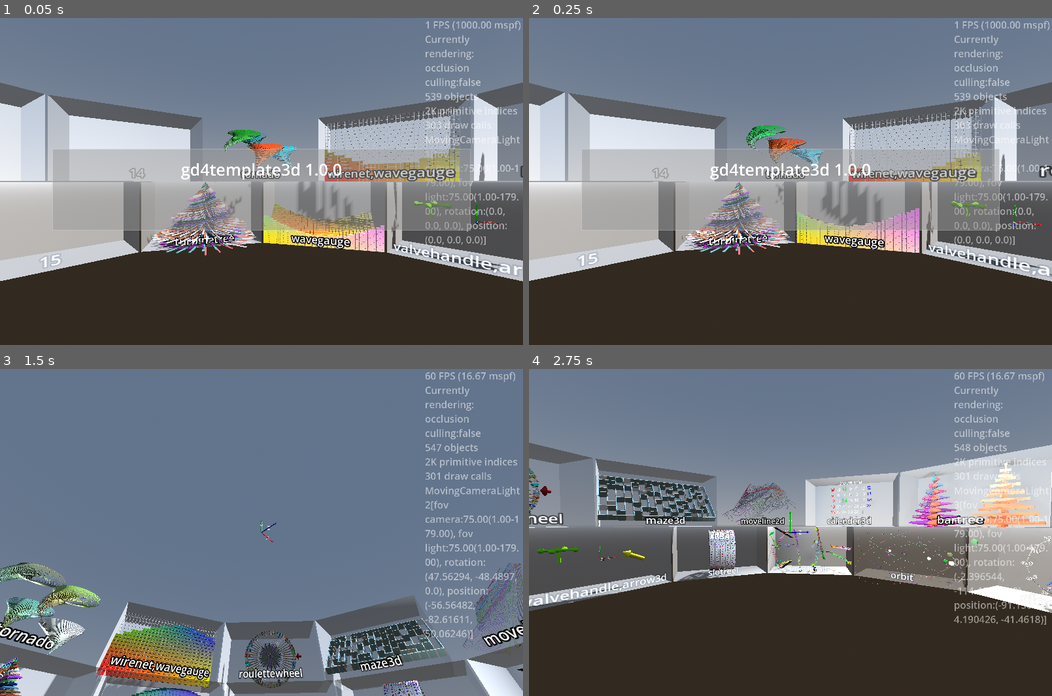
Above: before the commit, frames 1-4 (two rows, left to right).
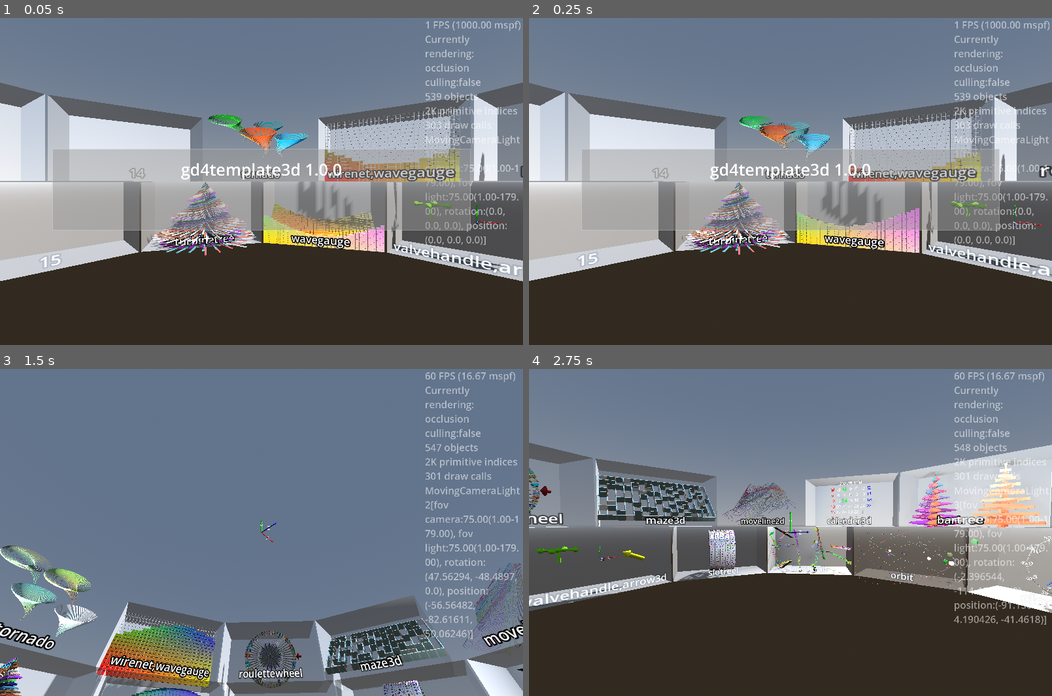
Above: after the commit, the same moments.

Repository: kasworld/gd4template3d
Game: Godot game, scene res://main.tscn
Same seed, same stepped clock (60 frames per second), same inputs: the game is played once before the commit and once after it.
Inputs (mouse positions are in pixels of both pictures, inside the frame that each line leads up to):
- Up to frame 1 (0.05 s): no input
- Up to frame 2 (0.25 s): no input
- Up to frame 3 (1.5 s): tap Enter at 0.5 s; move the mouse to (376, 516) at 0.52 s; hold Right 0.53-1.28 s; tap Q at 0.6 s; click (376, 516) at 0.67 s; move the mouse to (156, 548) at 1.27 s; hold Down from 1.28 s (still down); tap E at 1.35 s
- Up to frame 4 (2.75 s): move the mouse to (842, 460) at 2.02 s; release Down at 2.03 s; hold Right from 2.03 s (still down); tap Enter at 2.1 s

The runs differ from the first frame. In frame 1, 1.2% of the frame differs, in the area x 39-59%, y 29-62%; in frame 2, 1.2%; in frame 3, 2.6%, in the area x 0-20%, y 54-93%; in frame 4, nothing differs.

Commit message:
add Tornado

Diff:
--- a/main.gd
+++ b/main.gd
@@ -19,21 +19,7 @@
 		start_rotate_animation(valvehandle, Vector3.Axis.AXIS_Y, AnimationDuration)
 
 
-func timed_message_init() -> void:
-	var vp_size := get_viewport().get_visible_rect().size
-	var msgrect := Rect2( vp_size.x * 0.1 ,vp_size.y * 0.4 , vp_size.x * 0.8 , vp_size.y * 0.25 )
-	$TimedMessage.init(80, msgrect,
-		"%s %s" % [
-			ProjectSettings.get_setting("application/config/name"),
-			ProjectSettings.get_setting("application/config/version")
-			] )
-	$TimedMessage.panel_hidden.connect(message_hidden)
-	$TimedMessage.show_message("",0)
-func message_hidden(_s :String) -> void:
-	pass
-
-
-func ui_panel_init() -> void:
+func on_viewport_size_changed() -> void:
 	var vp_size := get_viewport().get_visible_rect().size
 	var 짧은길이 :float = min(vp_size.x, vp_size.y)
 	var panel_size := Vector2(vp_size.x/2 - 짧은길이/2, vp_size.y)
@@ -42,8 +28,12 @@
 	$오른쪽패널.size = panel_size
 	$"오른쪽패널".custom_minimum_size = panel_size
 	$오른쪽패널.position = Vector2(vp_size.x/2 + 짧은길이/2, 0)
-func on_viewport_size_changed():
-	ui_panel_init()
+	var msgrect := Rect2( vp_size.x * 0.1 ,vp_size.y * 0.4 , vp_size.x * 0.8 , vp_size.y * 0.25 )
+	$TimedMessage.init(vp_size.y*0.05 , msgrect, "%s %s" % [
+			ProjectSettings.get_setting("application/config/name"),
+			ProjectSettings.get_setting("application/config/version") ] )
+func timed_message_hidden(_s :String) -> void:
+	pass
 
 func label_demo() -> void:
 	if $"오른쪽패널/LabelPerformance".visible:
@@ -63,9 +53,10 @@
 
 
 func _ready() -> void:
+	on_viewport_size_changed()
 	get_viewport().size_changed.connect(on_viewport_size_changed)
-	ui_panel_init()
-	timed_message_init()
+	$TimedMessage.panel_hidden.connect(timed_message_hidden)
+	$TimedMessage.show_message("",0)
 	$OmniLight3D.position = Vector3(0,0,WorldSize.length())
 	$OmniLight3D.omni_range = WorldSize.length()*2
 	$CenterCameraLight.set_center_pos_far( Vector3(0, 0, -WorldSize.z), Vector3.ZERO, WorldSize.length()*3)
@@ -158,37 +149,23 @@
 	for bt in sidetree_list:
 		bt.rotate_tree_bar_y(delta*10)
 
-var tornado_list :Array # [ turbine , colorinfo ]
+var tornado_list :Array # [ tornado , colorinfo ]
 func tornado_demo(glasscabinet :GlassCabinet, labeltext :String = "") -> void:
 	if labeltext != "":
 		glasscabinet.set_label_text(labeltext)
-		demo_name_to_glass_cabinet[labeltext] = glasscabinet
 	glasscabinet.show_wall_box(false)
 	for i in 4:
-		var tb = preload("res://turbine/turbine.tscn").instantiate(
-			).init_sample(WorldSize.x/2, WorldSize.y*0.3, 0.5, 4, random_color(),random_color())
+		var tb = preload("res://tornado/tornado.tscn").instantiate(
+			).init_sample(WorldSize.x/2, WorldSize.y*0.3, 0.5, random_color(),random_color())
 		glasscabinet.add_child(tb)
-		tb.rotation.x = -PI/2
 		tornado_list.append([tb, AnimateGradient.new()])
 
-func scale_lambda(t :float) -> Callable:
-	return func(rate):
-		var x = (cos(rate*PI*2 + t)+2) * (rate/4+0.25)
-		var y = (sin(rate*PI*2 + t)+2) * (rate/4+0.25)
-		return Vector3(x,y,1)
-func shift_lambda(t :float) -> Callable:
-	return func(rate):
-		return Vector3(cos(t), sin(t), 0) * rate * WorldSize.x/5
-func rotate_lambda(t :float) -> Callable:
-	return func(rate):
-		return 2*PI*rate*t
-
 func scale_tornado(rate):
-	return Vector3(rate,rate,1)*rate
+	return Vector3(rate,1,rate)*rate
 func shift_tornado_lambda(t :float) -> Callable:
 	return func(rate):
 		var period := 5
-		return Vector3(cos(rate*period), sin(rate*period), 0) * t * WorldSize.x/10
+		return Vector3(cos(rate*period),0, sin(rate*period)) * t * WorldSize.x/10
 
 func tornado_animate() -> void:
 	var t := Time.get_unix_time_from_system()
@@ -197,12 +174,11 @@
 	var radius := WorldSize.z/2
 	for i in tornado_list.size():
 		var tt := t+ i
-		tornado_list[i][0].set_transform_all(scale_tornado, shift_tornado_lambda( sin(tt) ), rotate_lambda( sin(tt) ),Turbine.blade_rotate_lambda(rad/PI/2))
+		tornado_list[i][0].set_transform_all(scale_tornado, shift_tornado_lambda( sin(tt) ))
 		tornado_list[i][0].set_color_all(tornado_list[i][1].get_color1(),tornado_list[i][1].get_color2())
 		tornado_list[i][1].inc_rate()
 		tornado_list[i][0].position = Vector3(cos(i*unit_rad+t)*radius, sin(i*unit_rad+t*1.7)*radius/2, sin(i*unit_rad+t)*radius)
 		tornado_list[i][0].rotation.y = -rad*5
-
 
 var colorlist_dark :Array = NamedColorList.filter_to_colorlist(NamedColorList.make_dark_color_list())
 var colorlist_light :Array = NamedColorList.filter_to_colorlist(NamedColorList.make_light_color_list())
--- /dev/null
+++ b/tornado/tornado.gd
@@ -0,0 +1,61 @@
+extends Node3D
+class_name Tornado
+
+static func scale_1(_rate :float) -> Vector3:
+	return Vector3(1,1,1)
+
+static func scale_cos(rate :float) -> Vector3:
+	var s := (cos(rate*PI*2)+3)/4
+	return Vector3(s,1,s)
+
+static func shift_zero(_rate :float) -> Vector3:
+	return Vector3.ZERO
+
+
+func init_sample(count :int, radius :float, ring_height :float, co1 :Color, co2 :Color) -> Tornado:
+	init_basic(count, radius, ring_height)
+	set_transform_all(scale_1, shift_zero)
+	set_color_all(co1,co2)
+	return self
+
+func init_basic(count :int, radius :float, ring_height :float) -> Tornado:
+	_init_rings($RingsOut, count, radius, ring_height, false)
+	_init_rings($RingsIn, count, radius, ring_height, true)
+	return self
+
+func _init_rings(rings :MultiMeshShape, count :int, radius :float, ring_height :float, flip_faces :bool) -> void:
+	var ring_mesh := CylinderMesh.new()
+	ring_mesh.cap_bottom = false
+	ring_mesh.cap_top = false
+	ring_mesh.top_radius = radius
+	ring_mesh.bottom_radius = radius
+	ring_mesh.height = ring_height
+	ring_mesh.flip_faces = flip_faces
+	rings.init_with_alpha(ring_mesh, count, 0.9, false)
+
+func set_transform_all(scale_fn :Callable,shift_fn :Callable) -> Tornado:
+	var count :int = $RingsOut.multimesh.visible_instance_count
+	var ring_height :float = $RingsOut.multimesh.mesh.height
+	for i in count:
+		var rate := float(i)/float(count-1)
+		var scaled_size :Vector3 = scale_fn.call(rate)
+		var ring_pos := Vector3(0, i*ring_height, 0)
+		var t = Transform3D(Basis(), ring_pos + shift_fn.call(rate))
+		t = t.scaled_local(scaled_size)
+		#t = t.rotated_local(Vector3.RIGHT, PI/2)
+		$RingsOut.multimesh.set_instance_transform(i, t)
+		$RingsIn.multimesh.set_instance_transform(i, t)
+	return self
+
+func set_color_all(co1 :Color, co2 :Color) -> Tornado:
+	var count :int = $RingsOut.multimesh.visible_instance_count
+	for i in count:
+		var rate := float(i)/float(count-1)
+		var co := co1.lerp(co2, rate)
+		$RingsOut.multimesh.set_instance_color(i,co)
+		$RingsIn.multimesh.set_instance_color(i,co)
+	return self
+
+func set_inst_color(i:int, co :Color) -> void:
+	$RingsOut.multimesh.set_instance_color(i,co)
+	$RingsIn.multimesh.set_instance_color(i,co)
--- /dev/null
+++ b/tornado/tornado.tscn
@@ -0,0 +1,19 @@
+[gd_scene load_steps=5 format=3 uid="uid://coko3qw5yj3fs"]
+
+[ext_resource type="Script" uid="uid://c448by2wb5wqw" path="res://tornado/tornado.gd" id="1_uq4ja"]
+[ext_resource type="PackedScene" uid="uid://cfnbpemvoy1i6" path="res://multi_mesh_shape/multi_mesh_shape.tscn" id="2_b67br"]
+
+[sub_resource type="MultiMesh" id="MultiMesh_myt8e"]
+resource_local_to_scene = true
+
+[sub_resource type="MultiMesh" id="MultiMesh_b2hnm"]
+resource_local_to_scene = true
+
+[node name="Tornado" type="Node3D"]
+script = ExtResource("1_uq4ja")
+
+[node name="RingsOut" parent="." instance=ExtResource("2_b67br")]
+multimesh = SubResource("MultiMesh_myt8e")
+
+[node name="RingsIn" parent="." instance=ExtResource("2_b67br")]
+multimesh = SubResource("MultiMesh_b2hnm")
Not shown, added: tornado/tornado.gd.uid
